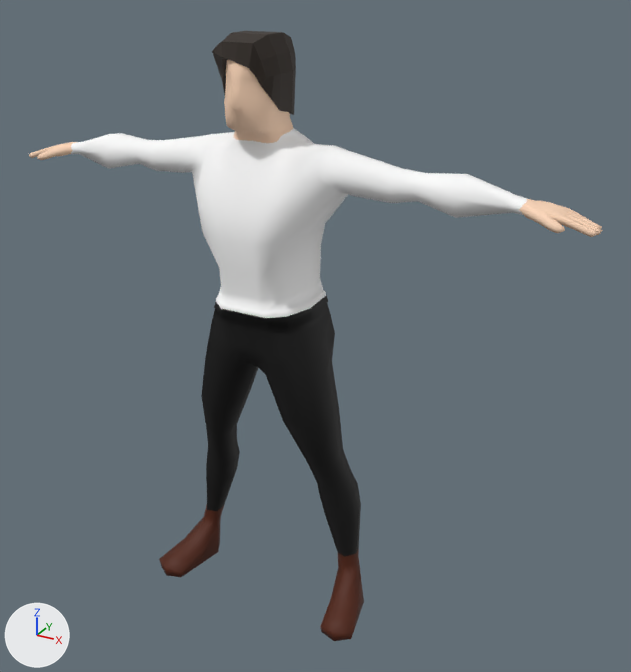
Before and after pictures for a commit that changed the FBX model RightTime/Assets/Models/Character_001.fbx.
Camera for both pictures: a 50 mm camera at (1.304, -2.053, 1.985) aimed at (0.129, 0.083, 0.917). Every picture has the same lights, and +X, +Y and +Z are marked at lower left. Where no turn or scale is listed for an object, it has been applied to the vertices.

In view in the first picture: 'character_001'.
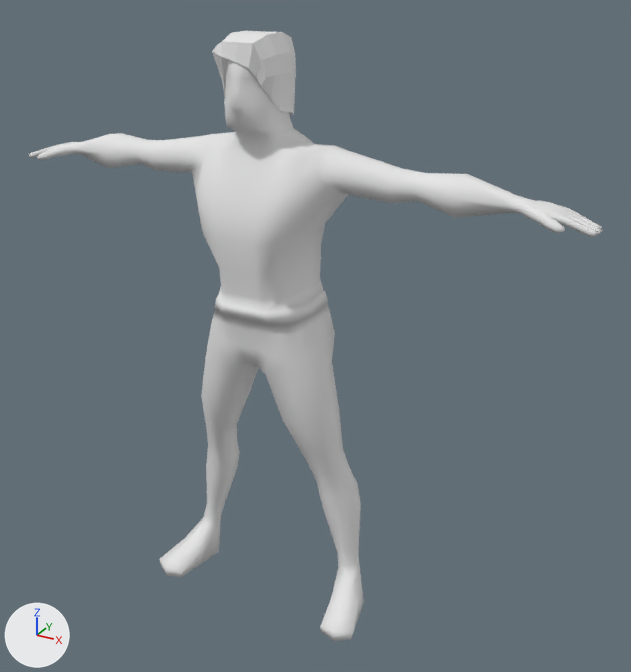
Where the newer file only moved an object's origin or applied its transform, the numbers keep the older frame.

The change, as a diff of the scene's bpy script:
```diff
--- a/RightTime/Assets/Models/Character_001.fbx.py
+++ b/RightTime/Assets/Models/Character_001.fbx.py
@@ mat_character_001_mat @@
+mat_character_001_mat = principled_material('Character_001_mat')
+mat_character_001_mat.base_color = (0.8, 0.8, 0.8)  # white #e7e7e7
+mat_character_001_mat.roughness = 0.69
@@ me_cube_003 @@
 me_cube_003.from_pydata(...)  # 1398 vertices, 1418 faces; spans x -0.93..0.93, y -0.16..0.16, z 0.01..1.79
 # used by ob_character_001; location = (0.0, 0.0, 0.0)
+# me_cube_003 part 1: all 220 faces that had it switch from mat_pants (black #000000) to mat_character_001_mat (white #e7e7e7)
+# me_cube_003 part 2: all 332 faces that had it switch from mat_material_001 (white #ffffff) to mat_character_001_mat (white #e7e7e7)
+# me_cube_003 part 3: all 732 faces that had it switch from mat_character_001_skin (beige #ffd9bb) to mat_character_001_mat (white #e7e7e7)
+# me_cube_003 part 4: all 76 faces that had it switch from mat_material (brown #521d00) to mat_character_001_mat (white #e7e7e7)
+# me_cube_003 part 5: all 58 faces that had it switch from mat_hair_001 (brown #2c221a) to mat_character_001_mat (white #e7e7e7)
```

Location of each change, (x1, y1, x2, y2) in pixels of the pictures (631 x 672 px):
part 1 of me_cube_003, recoloured (black to white): (201, 295, 361, 557) in both
part 2 of me_cube_003, recoloured: (71, 128, 527, 318) in both
part 3 of me_cube_003, recoloured (beige to white): (29, 59, 602, 237) in both
part 4 of me_cube_003, recoloured (brown to white): (159, 505, 364, 641) in both
part 5 of me_cube_003, recoloured (black to white): (212, 31, 296, 115) in both
